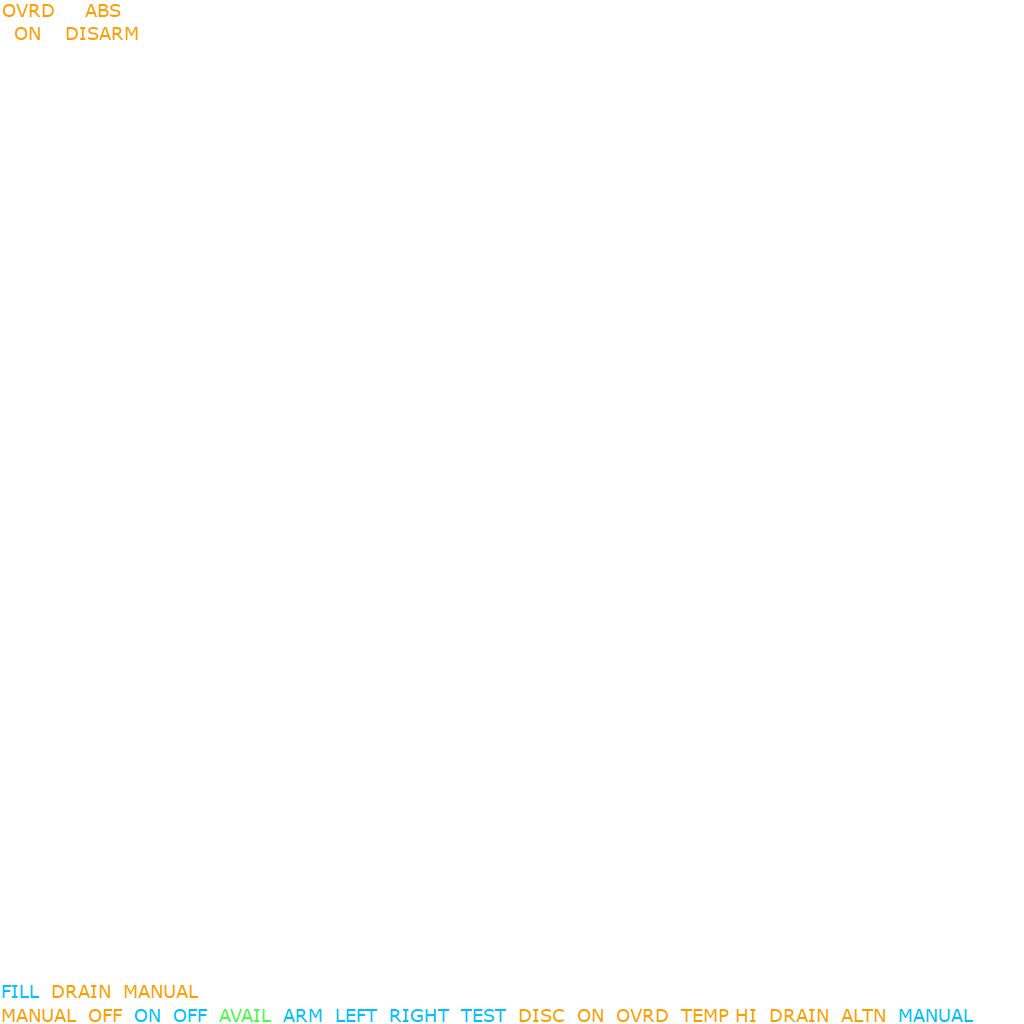
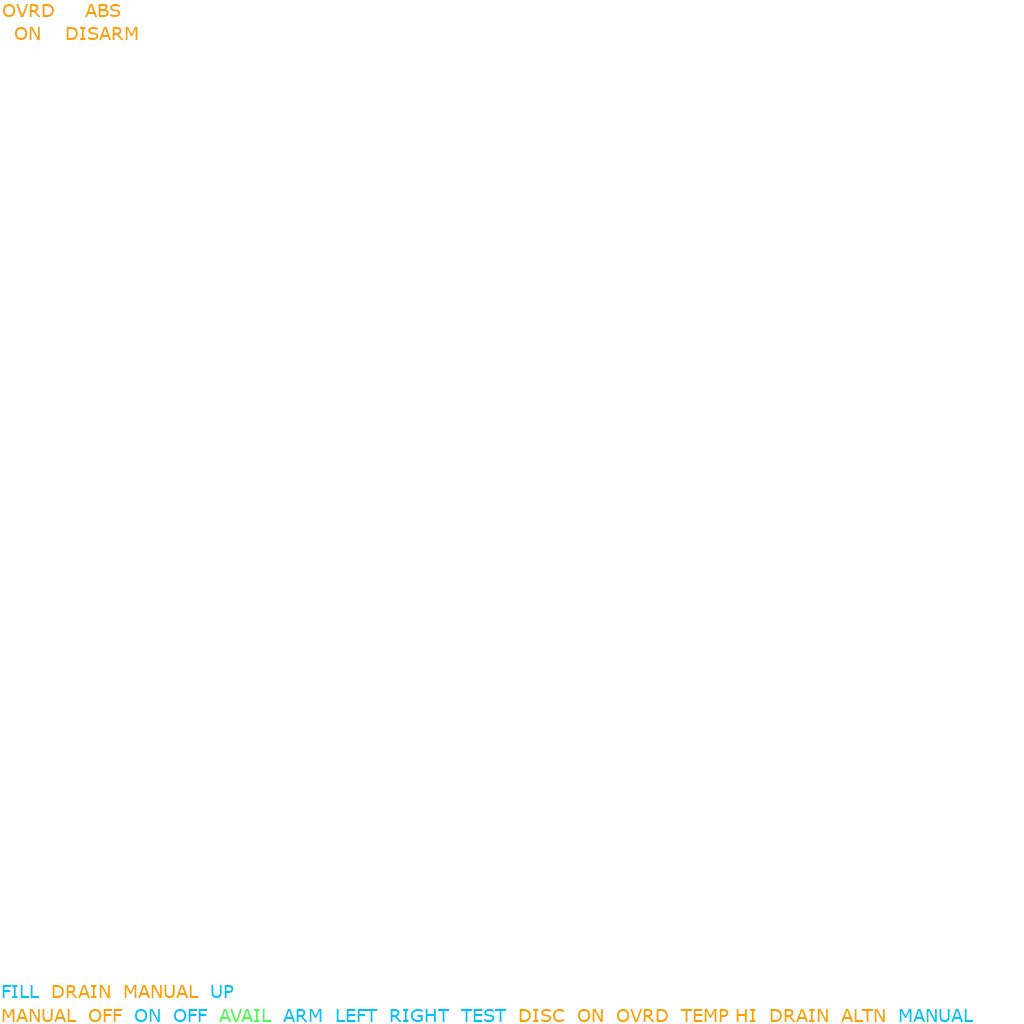
The second 1024px x 1024px image is a revision of the first. Changes to its layers:
renamed "FILL DRAIN MANUAL" to "FILL DRAIN MANUAL UP", painted on it over (211, 985, 234, 998)
